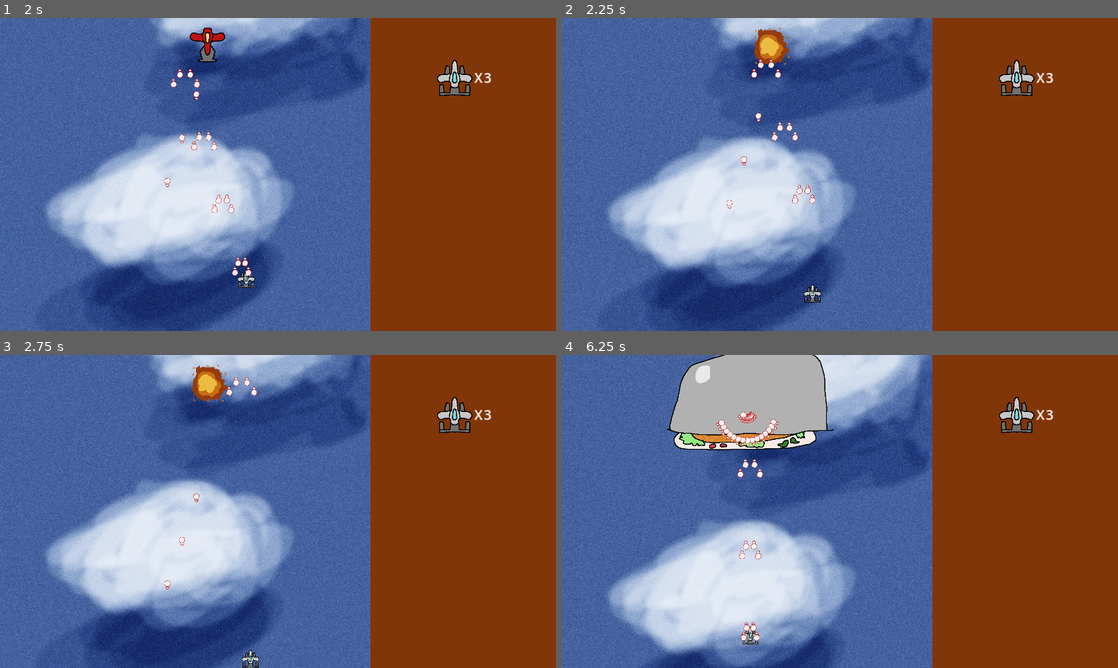
Above: before the commit, frames 1-4 (two rows, left to right).
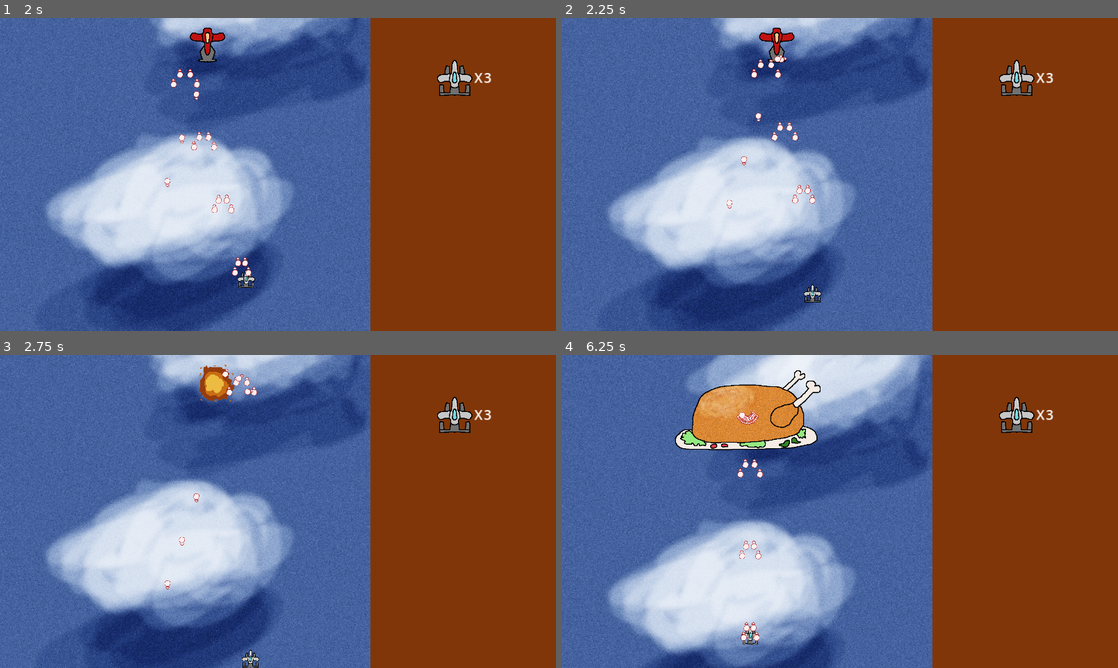
Above: after the commit, the same moments.

Repository: ConradBelaire/Shmup
Game: Godot game, scene res://Scenes/MainMenu.tscn
Two runs of this game, one before a commit and one after it. Both use one fixed random seed, a clock stepped at 60 frames per second and the inputs below.
Inputs:
- Up to frame 1 (2 s): click "Start" at 0.5 s; hold D (right) from 1.28 s (still down); hold J (fire) from 1.28 s (still down)
- Up to frame 2 (2.25 s): release D (right) at 2.03 s; release J (fire) at 2.03 s; hold S (down) from 2.03 s (still down); tap Shift (slow) at 2.1 s
- Up to frame 3 (2.75 s): keep holding S (down)
- Up to frame 4 (6.25 s): release S (down) at 2.78 s; hold D (right) 2.78-3.53 s; hold J (fire) 2.78-3.53 s; hold W (up) 3.53-4.28 s; tap Shift (slow) at 3.6, 5.1 s; hold J (fire) 4.28-5.03 s; hold A (left) 4.28-5.78 s; hold S (down) from 5.78 s (still down); hold J (fire) from 5.78 s (still down)

Frame 1 is identical in both runs. In frame 2, 0.6% of the frame differs, in the area x 34-42%, y 3-15%; in frame 3, 0.6%; in frame 4, 7.0%, in the area x 18-49%, y 0-31%.

Commit message:
Turkey moves

Diff:
--- a/Scenes/TurkeyEnemy.tscn
+++ b/Scenes/TurkeyEnemy.tscn
@@ -18,9 +18,10 @@
 shape = SubResource("RectangleShape2D_1iyy4")
 
 [node name="Gun" type="Marker2D" parent="."]
-position = Vector2(0, -50)
+position = Vector2(0, 68)
 
 [node name="Dinnerplate" type="Sprite2D" parent="."]
+visible = false
 texture = ExtResource("3_rdta3")
 
 [connection signal="body_entered" from="." to="." method="_on_body_entered"]
--- a/Scripts/Enemy_1.gd
+++ b/Scripts/Enemy_1.gd
@@ -9,11 +9,11 @@
 		preload("res://Scenes/Pattern2.tscn")]
 
 	pattern = pattern_scenes[0].instantiate()
-	pattern._init_vars($Gun.position, owner)
+	pattern._init_vars($Gun.position, get_parent())
 	add_child(pattern)
 
 	hp_thresholds = [15,-1]
-	hp = 0
+	hp = 5
 	speed = 100
 
 
--- a/Scripts/Turkey.gd
+++ b/Scripts/Turkey.gd
@@ -13,7 +13,7 @@
 
 	hp_thresholds = [-1]
 	hp = 500
-	speed = 300
+	speed = 50
 
 
 # Called every frame. 'delta' is the elapsed time since the previous frame.
@@ -31,3 +31,19 @@
 		return
 
 	$Dinnerplate.position.y -= 200 * delta
+
+	if (dead):
+		death_timer -= delta
+		if (death_timer <= 0):
+			emit_signal("defeated")
+			queue_free()
+		return
+	var velocity
+	if (!going_left):
+		velocity = speed * delta
+	else:
+		velocity = speed * delta * -1
+	position.x += velocity
+	if (position.x - 200 < top_left.x || position.x + 200 > bottom_right.x):
+		going_left = !going_left
+		position = position.clamp(top_left, bottom_right)
--- a/Scripts/TurkeyPattern1.gd
+++ b/Scripts/TurkeyPattern1.gd
@@ -13,6 +13,7 @@
 
 # Called every frame. 'delta' is the elapsed time since the previous frame.
 func _process(delta):
+	position = get_parent().position # No clue why pattern won't follow its parent otherwise
 	if (step < 3):
 		_subpattern_1(delta)
 	elif (step < 5):
@@ -57,7 +58,7 @@
 		var angle_vec = player.position - position
 		var angle = -rad_to_deg(angle_vec.angle())
 		_shoot(300, angle, position, 0)
-		alt_shottimer = 0.3
+		alt_shottimer = 0.4
 
 
 	if (step_timer > 0.0):
